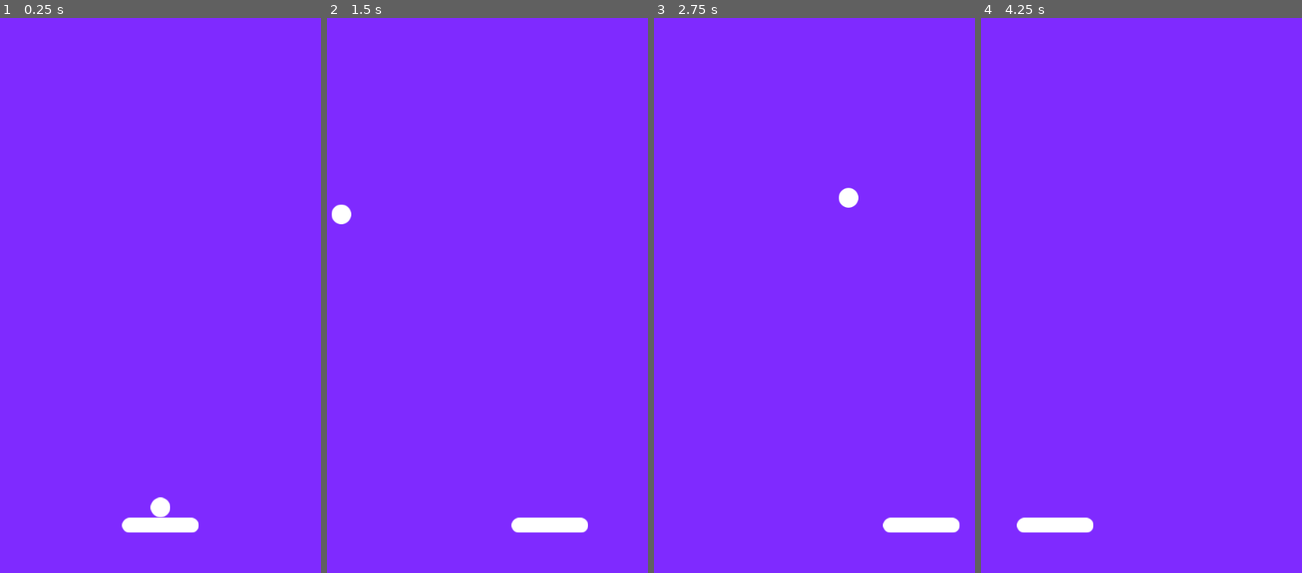
Above: before the commit, frames 1-4 (left to right).
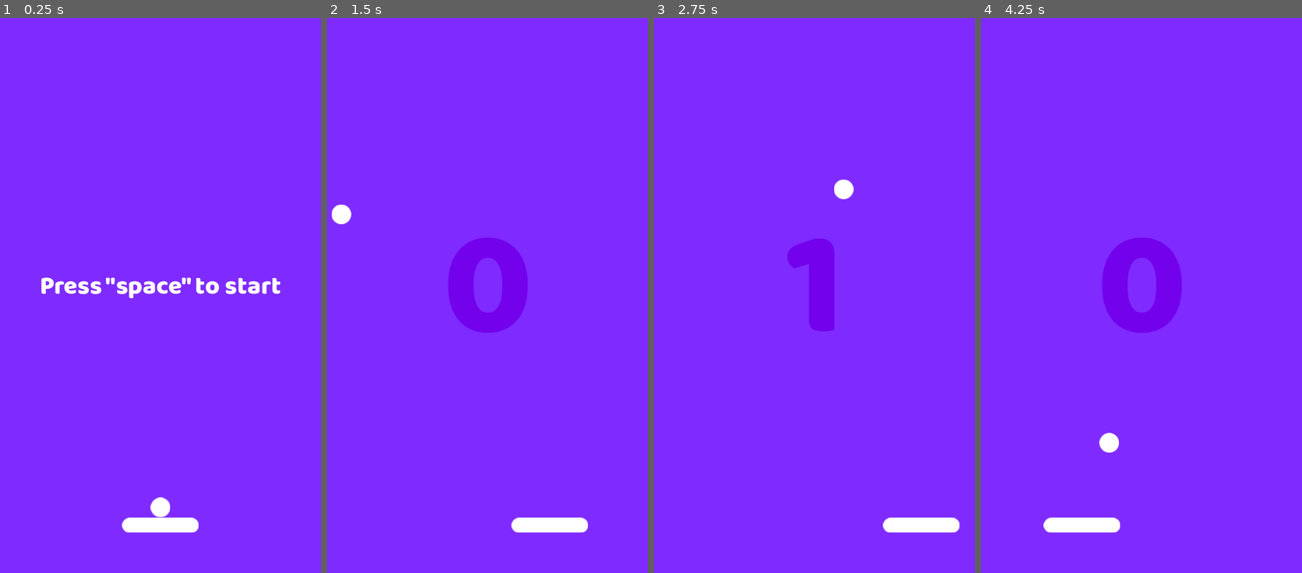
Above: after the commit, the same moments.

Repository: woliveiras/space-pong
Game: Godot game, scene res://Scenes/game.tscn
Two runs of this game, one before a commit and one after it. Both use one fixed random seed, a clock stepped at 60 frames per second and the inputs below.
Inputs:
- Up to frame 1 (0.25 s): no input
- Up to frame 2 (1.5 s): tap Space (Start) at 0.5, 1.35 s; hold Right (MoveRight) 0.53-1.28 s; hold Space (Start) 0.53-1.28 s; hold Left (MoveLeft) from 1.28 s (still down)
- Up to frame 3 (2.75 s): release Left (MoveLeft) at 2.03 s; hold Right (MoveRight) from 2.03 s (still down); hold Space (Start) from 2.03 s (still down)
- Up to frame 4 (4.25 s): release Space (Start) at 2.78 s; tap Space (Start) at 2.85 s; release Right (MoveRight) at 3.53 s; hold Left (MoveLeft) from 3.53 s (still down); hold Space (Start) from 3.53 s (still down)

The runs differ from the first frame. In frame 1, 1.2% of the frame differs, in the area x 12-88%, y 46-51%; in frame 2, 2.7%; in frame 3, 1.7%; in frame 4, 3.4%, in the area x 11-63%, y 39-93%.

Commit message:
feat: add asteroids

Diff:
--- /dev/null
+++ b/Scenes/asteroid.tscn
@@ -0,0 +1,24 @@
+[gd_scene load_steps=4 format=3 uid="uid://b5ldmcb0rt717"]
+
+[ext_resource type="Texture2D" uid="uid://ns3hsejhne5q" path="res://Sprites/Asteroide1.png" id="1_0tomg"]
+[ext_resource type="Script" uid="uid://bhu5fioh5qkad" path="res://Scripts/asteroid.gd" id="1_a2bka"]
+
+[sub_resource type="CircleShape2D" id="CircleShape2D_a2bka"]
+radius = 42.0
+
+[node name="Asteroid" type="Area2D"]
+position = Vector2(-1, 2)
+script = ExtResource("1_a2bka")
+
+[node name="Sprite2D" type="Sprite2D" parent="."]
+texture = ExtResource("1_0tomg")
+
+[node name="CollisionShape2D" type="CollisionShape2D" parent="."]
+shape = SubResource("CircleShape2D_a2bka")
+
+[node name="VisibleOnScreenNotifier2D" type="VisibleOnScreenNotifier2D" parent="."]
+
+[node name="TimerDelete" type="Timer" parent="."]
+
+[connection signal="screen_exited" from="VisibleOnScreenNotifier2D" to="." method="_on_visible_on_screen_notifier_2d_screen_exited"]
+[connection signal="timeout" from="TimerDelete" to="." method="_on_timer_delete_timeout"]
--- a/Scenes/game.tscn
+++ b/Scenes/game.tscn
@@ -1,28 +1,51 @@
-[gd_scene load_steps=7 format=3 uid="uid://cgsmkxv048wfu"]
+[gd_scene load_steps=11 format=3 uid="uid://cgsmkxv048wfu"]
 
 [ext_resource type="Texture2D" uid="uid://i5ehetxqnygp" path="res://Sprites/Fundo1.png" id="1_ebmjs"]
+[ext_resource type="Script" uid="uid://b881w8om0gtyj" path="res://Scripts/game.gd" id="1_wowpa"]
 [ext_resource type="PackedScene" uid="uid://brnnhowrkmx6j" path="res://Scenes/player.tscn" id="2_qxrlw"]
+[ext_resource type="FontFile" uid="uid://cvluq8vfticwo" path="res://Fonts/BalooThambi2-ExtraBold.ttf" id="3_wowpa"]
 [ext_resource type="PackedScene" uid="uid://dy0asu8ysf0yi" path="res://Scenes/ball.tscn" id="3_wrm1d"]
+
+[sub_resource type="LabelSettings" id="LabelSettings_wowpa"]
+font = ExtResource("3_wowpa")
+font_size = 250
+font_color = Color(0.45098, 0.00392157, 0.92549, 1)
+outline_color = Color(0.45098, 0.00392157, 0.886275, 1)
 
 [sub_resource type="RectangleShape2D" id="RectangleShape2D_qxrlw"]
 size = Vector2(558, 20)
 
 [sub_resource type="RectangleShape2D" id="RectangleShape2D_wrm1d"]
-size = Vector2(20, 971)
+size = Vector2(20, 968.75)
 
 [sub_resource type="RectangleShape2D" id="RectangleShape2D_3dryh"]
 size = Vector2(636.5, 31.5)
 
+[sub_resource type="LabelSettings" id="LabelSettings_i6g32"]
+font = ExtResource("3_wowpa")
+font_size = 42
+
 [node name="Game" type="Node2D"]
+script = ExtResource("1_wowpa")
 
 [node name="Background" type="Sprite2D" parent="."]
 texture = ExtResource("1_ebmjs")
 centered = false
 
+[node name="Pongs" type="Label" parent="."]
+visible = false
+offset_right = 543.0
+offset_bottom = 958.0
+text = "0"
+label_settings = SubResource("LabelSettings_wowpa")
+horizontal_alignment = 1
+vertical_alignment = 1
+
 [node name="Player" parent="." instance=ExtResource("2_qxrlw")]
 position = Vector2(270, 880)
 
 [node name="Ball" parent="." instance=ExtResource("3_wrm1d")]
+z_index = 1
 position = Vector2(270, 850)
 
 [node name="TopWall" type="StaticBody2D" parent="."]
@@ -34,13 +57,13 @@
 [node name="LeftWall" type="StaticBody2D" parent="."]
 
 [node name="CollisionShape2D" type="CollisionShape2D" parent="LeftWall"]
-position = Vector2(-10, 476)
+position = Vector2(-10, 475.625)
 shape = SubResource("RectangleShape2D_wrm1d")
 
 [node name="RightWall" type="StaticBody2D" parent="LeftWall"]
 
 [node name="CollisionShape2D" type="CollisionShape2D" parent="LeftWall/RightWall"]
-position = Vector2(550, 476)
+position = Vector2(550, 475.25)
 shape = SubResource("RectangleShape2D_wrm1d")
 
 [node name="Holle" type="Area2D" parent="."]
@@ -49,3 +72,32 @@
 position = Vector2(268.75, 976)
 shape = SubResource("RectangleShape2D_3dryh")
 debug_color = Color(1, 0.00857738, 0.0416929, 0.42)
+
+[node name="Tutorial" type="Label" parent="."]
+offset_right = 540.0
+offset_bottom = 958.0
+text = "Press \"space\" to start"
+label_settings = SubResource("LabelSettings_i6g32")
+horizontal_alignment = 1
+vertical_alignment = 1
+
+[node name="Positions" type="Node2D" parent="."]
+
+[node name="Pos_01" type="Marker2D" parent="Positions"]
+position = Vector2(636, 229)
+
+[node name="Pos_02" type="Marker2D" parent="Positions"]
+position = Vector2(598, 64)
+
+[node name="Pos_03" type="Marker2D" parent="Positions"]
+position = Vector2(-118, 308)
+
+[node name="Pos_04" type="Marker2D" parent="Positions"]
+position = Vector2(-86, 163)
+
+[node name="TimerSpawner" type="Timer" parent="."]
+wait_time = 3.0
+autostart = true
+
+[connection signal="body_entered" from="Holle" to="." method="_on_holle_body_entered"]
+[connection signal="timeout" from="TimerSpawner" to="." method="_on_timer_spawner_timeout"]
--- /dev/null
+++ b/Scripts/asteroid.gd
@@ -0,0 +1,26 @@
+extends Area2D
+
+@export var speed: float = 150
+@export var rotation_speed: float = 1.3
+@onready var timer_delete = $TimerDelete
+var start_side
+
+func _ready() -> void:
+	if (global_position.x > 540):
+		start_side = "right"
+	else:
+		start_side = "left"
+
+func _process(delta: float) -> void:
+	if (start_side == "right"):
+		global_position.x -= speed * delta
+		rotation -= rotation_speed * delta
+	elif (start_side == "left"):
+		global_position.x += speed * delta
+		rotation += rotation_speed * delta
+
+func _on_visible_on_screen_notifier_2d_screen_exited() -> void:
+	timer_delete.start()
+
+func _on_timer_delete_timeout() -> void:
+	queue_free()
--- a/Scripts/ball.gd
+++ b/Scripts/ball.gd
@@ -1,9 +1,11 @@
 extends CharacterBody2D
 
-var started: bool = false
 @export var start_speed: float = 500
 @export var incremental_speed: float = 1.02
+@export  var pongs = 0
+var started: bool = false
 var angle: Array = [-250, 250]
+
 
 func _physics_process(delta: float) -> void:
 	if Input.is_action_pressed("Start") and started == false:
@@ -13,7 +15,11 @@
 		var collision = move_and_collide(velocity * delta)
 
 		if collision != null:
-			velocity = velocity.bounce(collision.get_normal()) * incremental_speed
+			if collision.get_collider().name == "TopWall":
+				pongs += 1
+				velocity = velocity.bounce(collision.get_normal()) * incremental_speed
+			else:
+				velocity = velocity.bounce(collision.get_normal())
 
 func start_game():
 	started = true
--- /dev/null
+++ b/Scripts/game.gd
@@ -0,0 +1,37 @@
+extends Node2D
+
+@onready var ball = $Ball
+@onready var label_pongs = $Pongs
+@onready var label_tutorial = $Tutorial
+@onready var positions = $Positions
+var last_position
+var asteroid_scene = preload("res://Scenes/asteroid.tscn")
+
+func _process(delta: float) -> void:
+	if ball.started:
+		label_pongs.visible = true
+		label_tutorial.visible = false
+
+	label_pongs.text = str(ball.pongs)
+
+func _on_holle_body_entered(body: Node2D) -> void:
+	call_deferred("reload_scene")
+
+func reload_scene():
+	get_tree().reload_current_scene()
+
+func _on_timer_spawner_timeout() -> void:
+	spawn_asteroid()
+
+func spawn_asteroid():
+	if (ball.started == true):
+		var positions_list = positions.get_children()
+		var spawn_position = positions_list.pick_random()
+
+		if (spawn_position != last_position):
+			var asteroid_instance = asteroid_scene.instantiate()
+			asteroid_instance.global_position = spawn_position.position
+			add_child(asteroid_instance)
+			last_position = spawn_position
+		else:
+			spawn_asteroid()
Binary file added: Fonts/BalooThambi2-Bold.ttf
Not shown, added: Fonts/BalooThambi2-Bold.ttf.import
Binary file added: Fonts/BalooThambi2-ExtraBold.ttf
Not shown, added: Fonts/BalooThambi2-ExtraBold.ttf.import
Binary file added: Fonts/BalooThambi2-Medium.ttf
Not shown, added: Fonts/BalooThambi2-Medium.ttf.import
Binary file added: Fonts/BalooThambi2-Regular.ttf
Not shown, added: Fonts/BalooThambi2-Regular.ttf.import
Binary file added: Fonts/BalooThambi2-SemiBold.ttf
Not shown, added: Fonts/BalooThambi2-SemiBold.ttf.import
Not shown, added: Scripts/asteroid.gd.uid
Not shown, added: Scripts/game.gd.uid
(and 1 more such lines)
